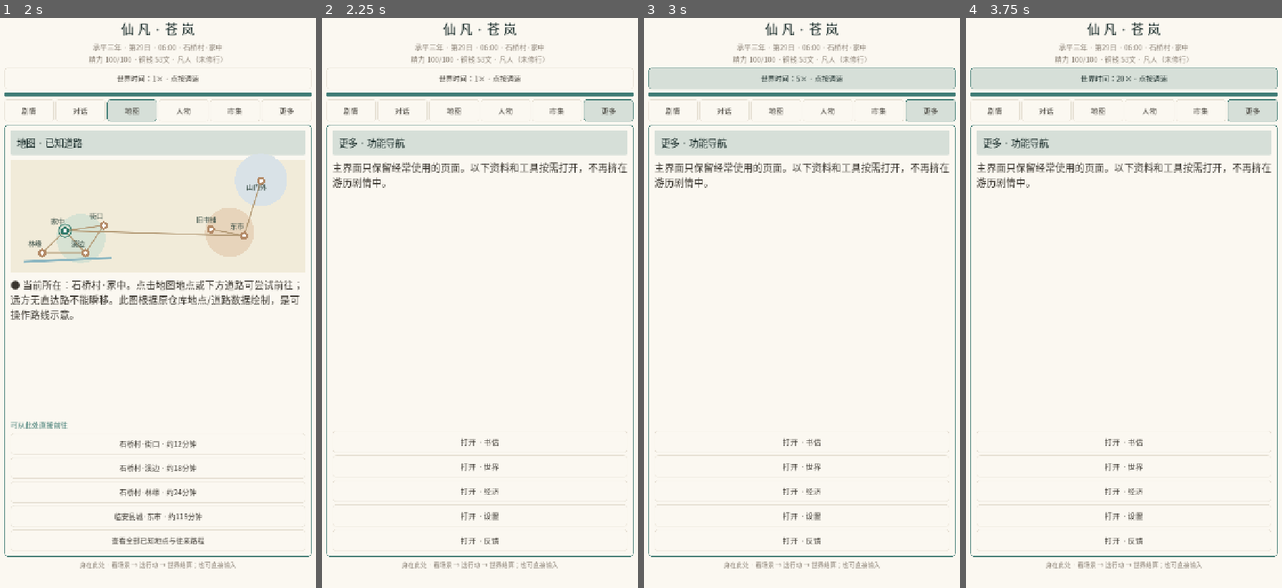
Above: before the commit, frames 1-4 (left to right).
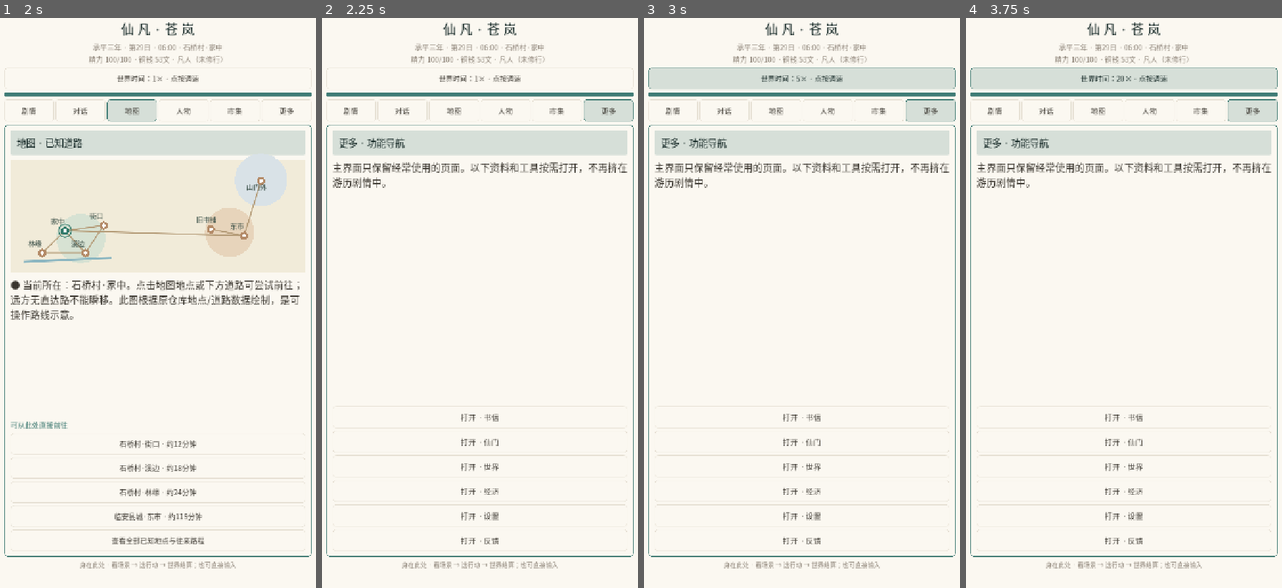
Above: after the commit, the same moments.

Repository: 160701541-cell/xinyanshuo
Game: Godot game, scene res://main.tscn
Two runs of this game, one before a commit and one after it. Both use one fixed random seed, a clock stepped at 60 frames per second and the inputs below.
Inputs (mouse positions are in pixels of both pictures, inside the frame that each line leads up to):
- Up to frame 1 (2 s): click (132, 570) at 0.52 s; type "12" at 0.6 s; click "地图" at 1.25 s
- Up to frame 2 (2.25 s): click "更多" at 2 s
- Up to frame 3 (3 s): click "世界时间：1× · 点按调速" at 2.75 s
- Up to frame 4 (3.75 s): click "世界时间：5× · 点按调速" at 3.5 s

Frame 1 is identical in both runs. In frame 2, 0.2% of the frame differs, in the area x 4-96%, y 68-76%; in frame 3, 0.2%; in frame 4, 0.2%.

Commit message:
ui(xianfan): expose location-locked cultivation ledger and real sect NPC conversations in More menu

Diff:
--- a/projects/xianfan-living-world/android-text/scripts/main.gd
+++ b/projects/xianfan-living-world/android-text/scripts/main.gd
@@ -1321,6 +1321,20 @@
             _wipe(actor_buttons)
             actor_buttons.add_child(_button("查看本地区社会经济详情",func(): _open_economy_region(region),16))
             actor_buttons.add_child(_button("浏览行业与社会身份（按页）",func(): _open_society_roster(),16))
+        "仙门":
+            page_title.text="仙门 · 实际修炼与灵材生产"
+            scene_text.text=game.immortal_status()
+            actor_buttons.visible=true
+            _wipe(actor_buttons)
+            if str(game.data.get("place",""))=="青云山门·山门外":
+                for person in game.nearby_people(40):
+                    if not bool(person.get("cultivation_member",false)): continue
+                    var who:=str(person["name"])
+                    actor_buttons.add_child(_button("%s · %s · %s" % [
+                        who,str(person.get("realm","修行预备")),
+                        str(person.get("job",""))],func(): _open_npc(who),16))
+            else:
+                actor_buttons.add_child(_button("从地图查看前往青云山门的道路",func(): _show_page("地图"),16))
         "经济":
             page_title.text="经济账本 · GDP / 财政 / 物价"
             var current_zone: String="村" if str(game.data["place"]).begins_with("石桥村") else "城"
@@ -1334,7 +1348,7 @@
             scene_text.text="主界面只保留经常使用的页面。以下资料和工具按需打开，不再挤在游历剧情中。"
             actor_buttons.visible=true
             _wipe(actor_buttons)
-            for name in ["书信","世界","经济","设置","反馈"]:
+            for name in ["书信","仙门","世界","经济","设置","反馈"]:
                 var target_page:=str(name)
                 actor_buttons.add_child(_button("打开 · "+target_page,func(): _show_page(target_page),17))
         "反馈":
